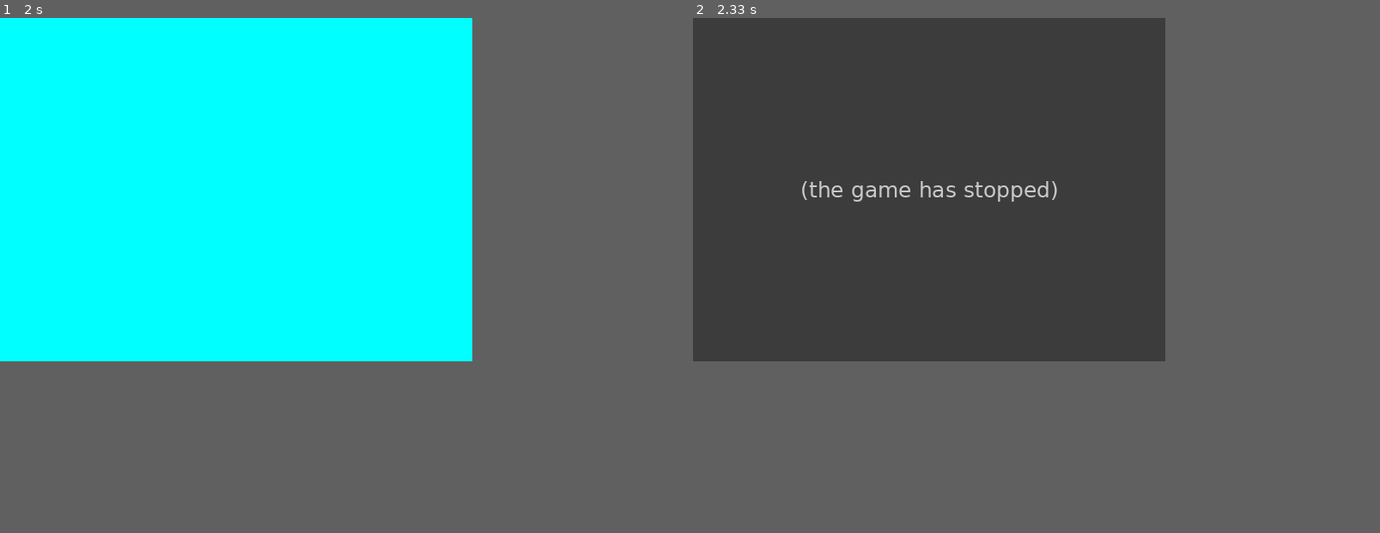
Above: before the commit, frames 1-2 (left to right).
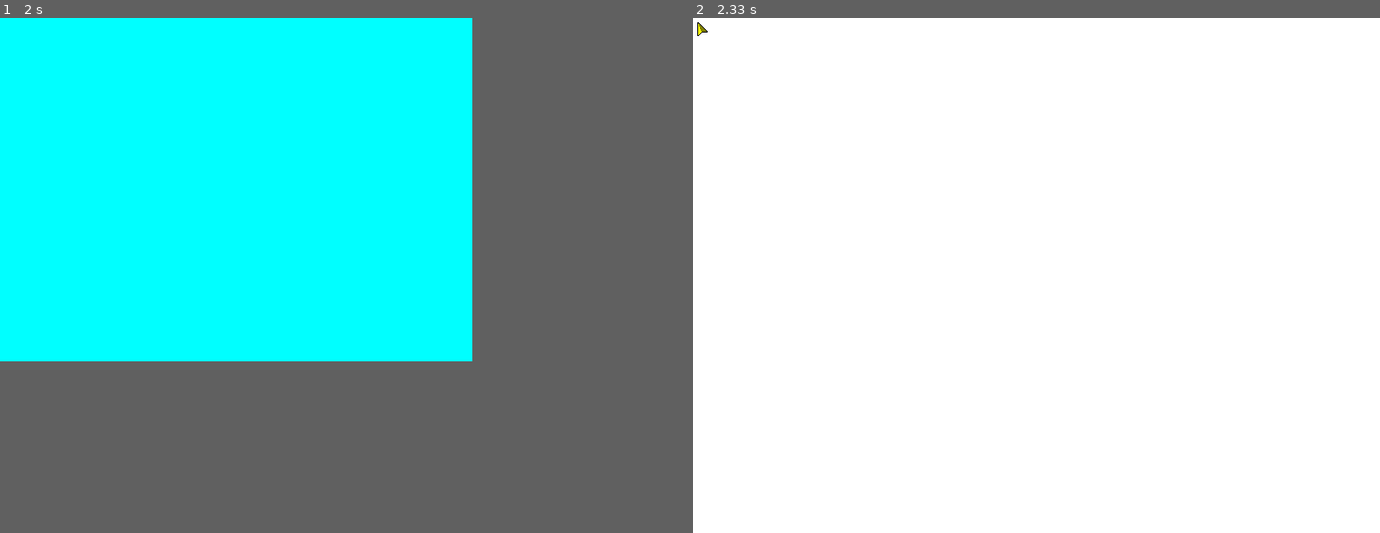
Above: after the commit, the same moments.

Repository: Tricorne-Games/pyGameFrame
Game: pygame game, started from game.py
Same seed, same stepped clock (60 frames per second), same inputs: the game is played once before the commit and once after it. The source is Python 2; it was converted automatically to run under Python 3.
Inputs:
- Up to frame 1 (2 s): no input
- Up to frame 2 (2.33 s): no input
In our replay, in frame 2 the window is 550x400 before the commit and 800x600 after it. These sizes can differ from the game's own. Grey fills any space a smaller window leaves; there, only what the larger window draws over its background counts as a difference.

Frame 1 is identical in both runs. In frame 2, 46% of the frame differs, in the area x 0-69%, y 0-67%.
Error before the commit: AttributeError: 'SPT' object has no attribute 'matchRect' (newasset.py line 148); the game stopped at 2.05 s (later frames are placeholders)

Commit message:
Deleted leftover matchRect() call.
Found a leftover matchRect() call and deleted it.

Diff:
--- a/data/asset/newasset.py
+++ b/data/asset/newasset.py
@@ -145,4 +145,3 @@
 				if self.cf >= len(assetname.SPT.frm):
 					self.cf = 0                            # Reset next frame to 0.
 			self.image = assetname.SPT.frm[self.cf]        # Turn the sprite image into the frame.
-			self.matchRect()
